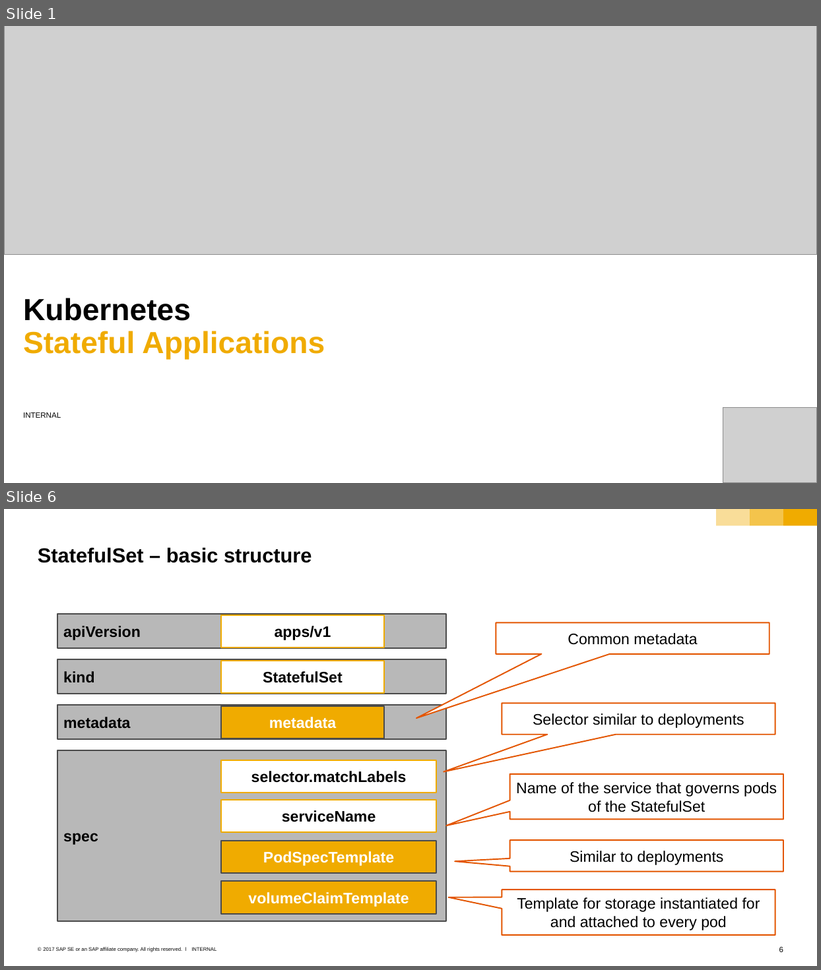
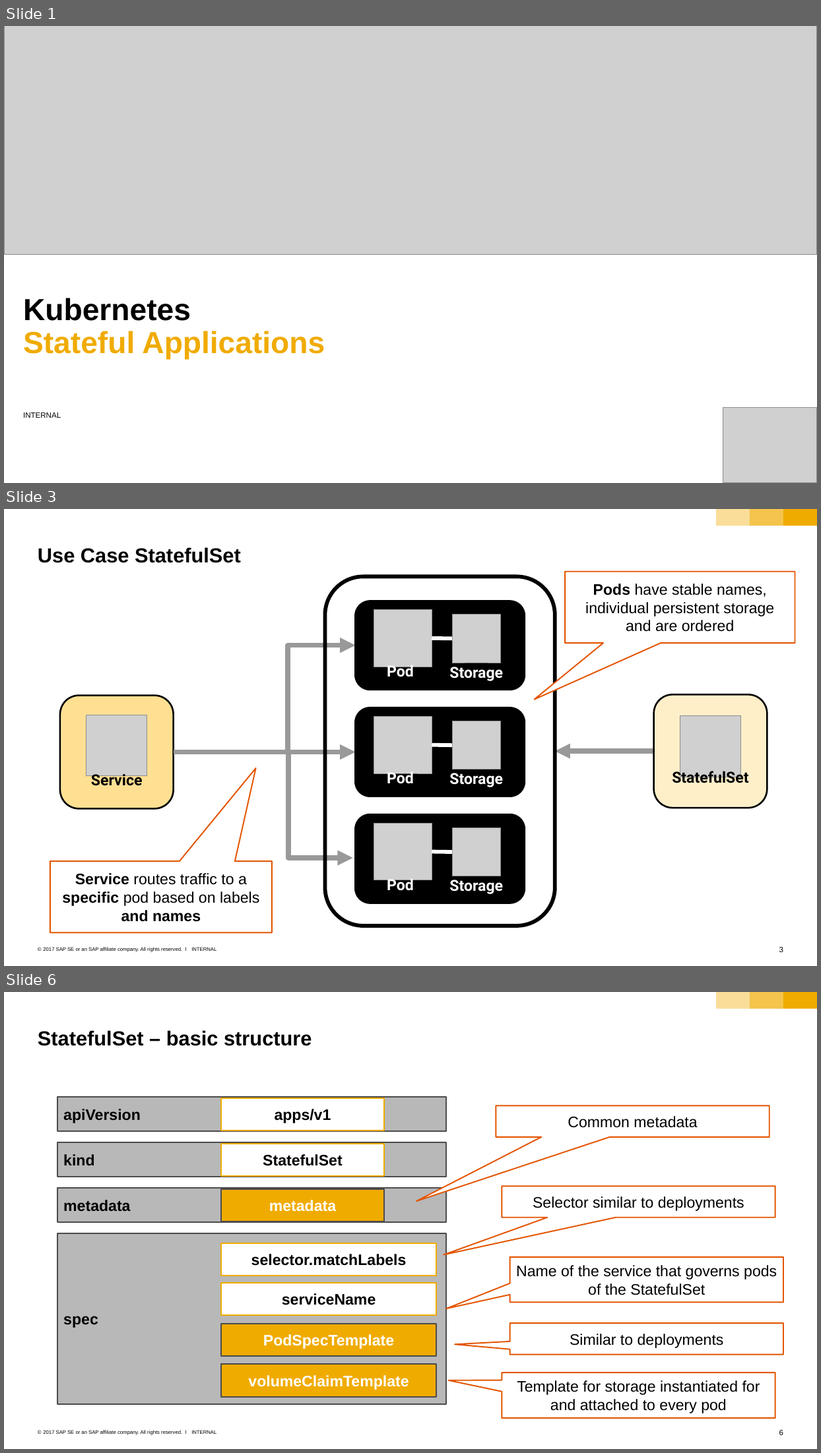
Before and after one commit to cuijiyao01/docker-k8s-training, a slide deck: kubernetes/10_statefulset.pptx. Shown one above the other, each under a label of ours: slides 1 and 6 before the commit, slides 1, 3 and 6 after it; the slides between them are not shown. The pictures are 821x970 and 821x1453 pixels, drawn with LibreOffice and Linux fonts; fonts in the diff are those of the drawing; grey boxes stand for pictures; background and template pictures are left out. Boxes give left, top, right and bottom in pixels: in the first picture for what was removed or moved away, otherwise in the second. Text is boxed around its words. In the diff, an @@ line names an element or a change of style, - is before the commit and + after.

```diff
--- a/kubernetes/10_statefulset.pptx
+++ b/kubernetes/10_statefulset.pptx
@@ slide 3 added at bbox=[4, 509, 817, 966], background #FFFFFF; not listed: 6 template elements that a slide beside it also shows @@
@@ title added at bbox=[38, 547, 241, 563], 24 pt, text #000000, bold @@
+Use Case StatefulSet
@@ speech box added at bbox=[565, 572, 795, 643], fill #FFFFFF, outline #E35500 1.5 pt, 18 pt, text #000000 @@
+Pods have stable names, individual persistent storage and are ordered
@@ elbow arrow added from (174, 752) to (355, 646), #999999 6 pt @@
@@ rounded rectangle added at bbox=[60, 696, 174, 809], fill #FFE093, outline #000000 2 pt @@
@@ rounded rectangle added at bbox=[653, 694, 767, 808], fill #FFEFC9, outline #000000 2 pt @@
@@ picture added at bbox=[86, 715, 147, 776] @@
@@ picture added at bbox=[680, 716, 741, 777] @@
@@ elbow arrow added from (174, 752) to (355, 752), #999999 6 pt @@
@@ elbow arrow added from (174, 752) to (352, 858), #999999 6 pt @@
@@ elbow arrow added from (654, 751) to (555, 751), #999999 6 pt @@
@@ text added at bbox=[91, 772, 143, 789], 18 pt, text #000000, bold @@
+Service
@@ text added at bbox=[672, 769, 748, 786], 18 pt, text #000000, bold @@
+StatefulSet
@@ speech box added at bbox=[50, 861, 272, 933], fill #FFFFFF, outline #E35500 1.5 pt, 18 pt, text #000000 @@
+Service routes traffic to a specific pod based on labels and names
@@ group added at bbox=[325, 577, 555, 926]: 6 pictures, 6 texts, 4 rounded rectangles, 3 lines @@
+Pod
+Storage
+Pod
+Storage
+Pod
+Storage
```
Also in this commit, not shown: 1 slide changed, 2 other slides added, 4 slides removed.
